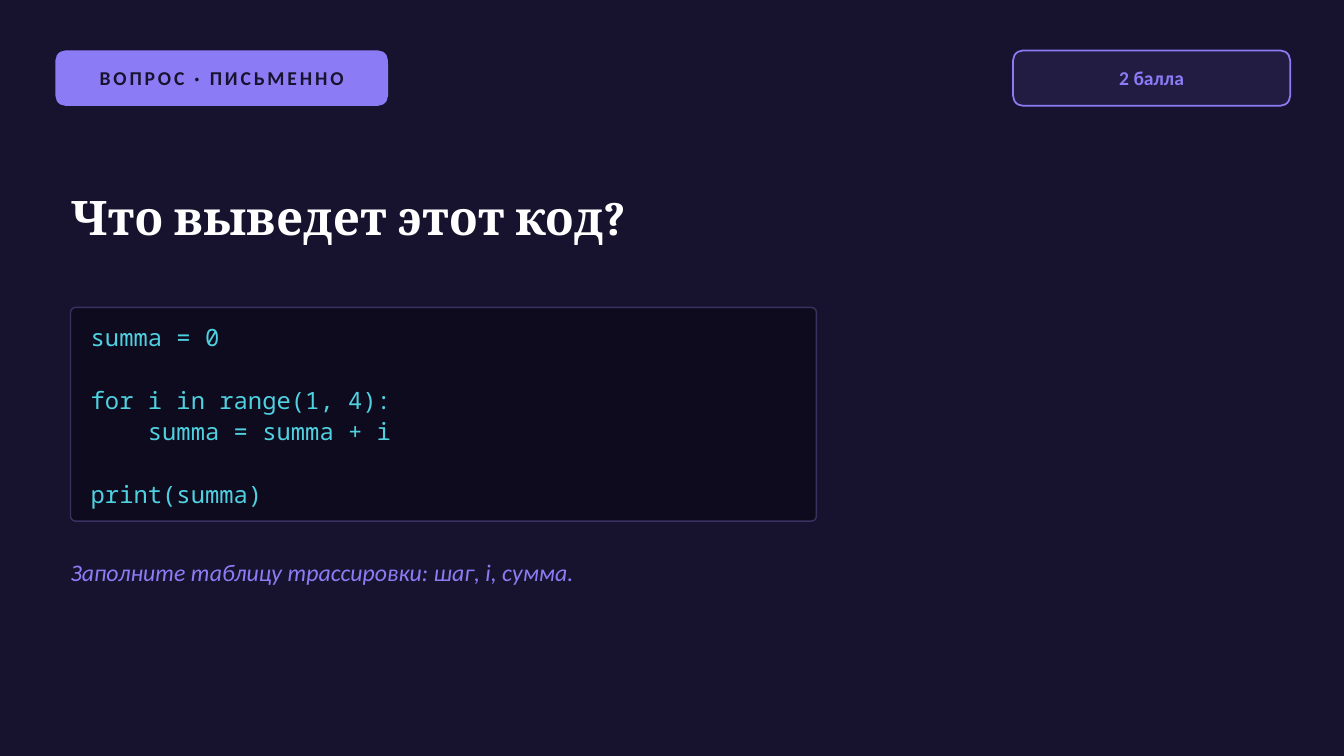
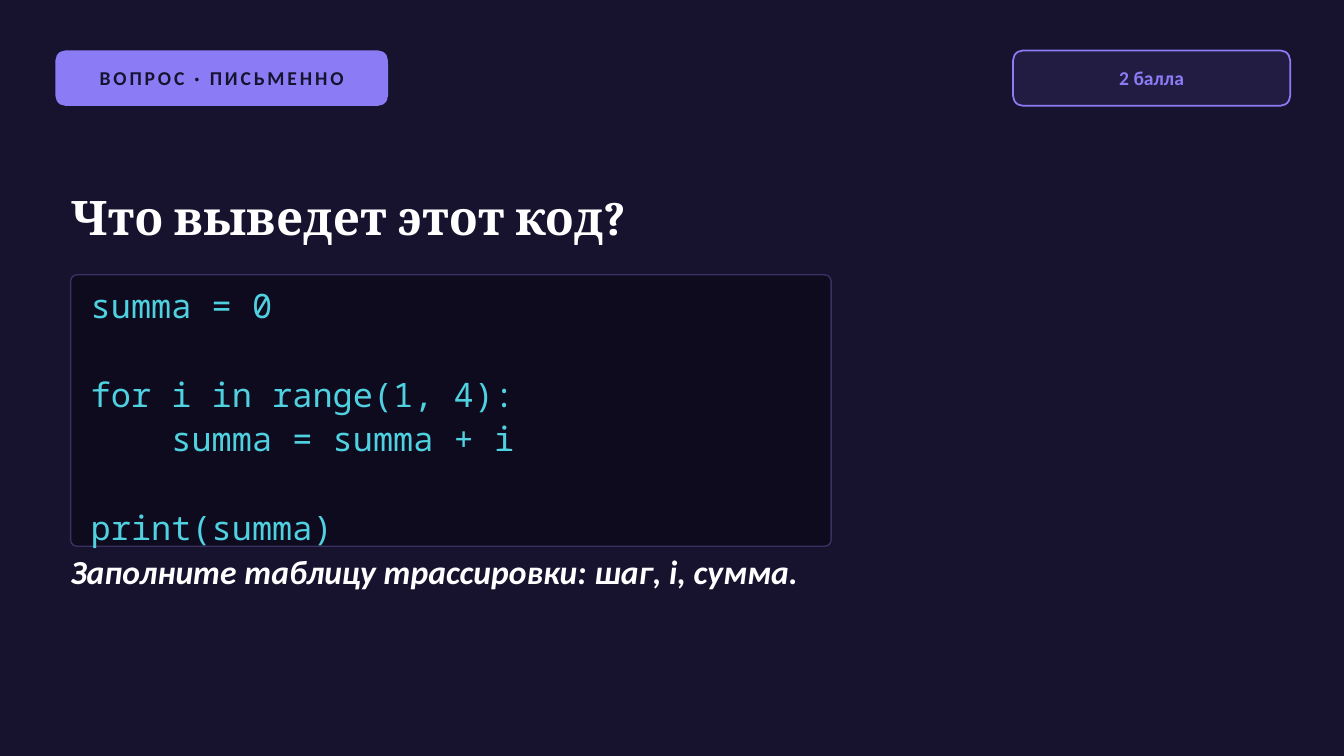
Before and after one commit to MuhammadMusa1/Pulotovschool, a slide deck: slide 22 of 10 класс/urok3/Презентация_занятие3_ред2.pptx. Drawn at 1344x756 pixels with LibreOffice and Linux fonts; fonts in the diff are those of the drawing. Boxes give left, top, right and bottom in pixels: in the first picture for what was removed or moved away, otherwise in the second. Text is boxed around its words. In the diff, an @@ line names an element or a change of style, - is before the commit and + after.

```diff
--- a/10 класс/urok3/Презентация_занятие3_ред2.pptx
+++ b/10 класс/urok3/Презентация_занятие3_ред2.pptx
@@ rounded rectangle resized from (x1=71, y1=308, x2=817, y2=521) to (x1=71, y1=275, x2=832, y2=546) @@
@@ text "summa = 0" at (x1=91, y1=293, x2=515, y2=548): size 17 to 24 pt @@
@@ text "Заполните таблицу трассировки: шаг, i, ..." at (x1=71, y1=560, x2=798, y2=590): size 17 to 24 pt, text colour #8B7CF6 to #FFFFFF, bold on @@
```
Also in this commit, not shown: 19 other slides changed, 1 other file.
